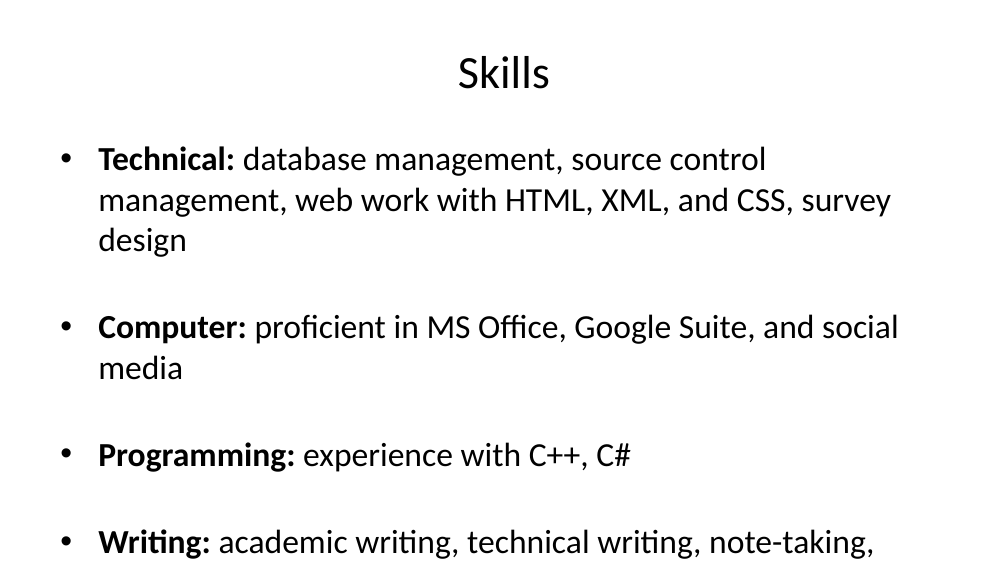
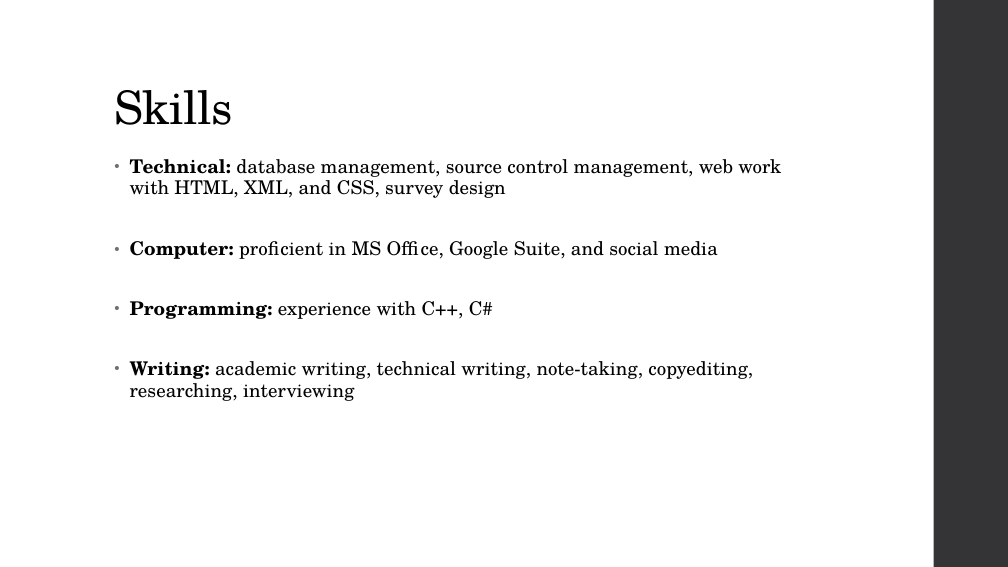
Before and after one commit to vtadlock77/tc2_Tadlock, a slide deck: slide 8 of docs/resume.pptx (slide 5 before the commit). Drawn at 1008x567 pixels with LibreOffice and Linux fonts; fonts in the diff are those of the drawing. Boxes give left, top, right and bottom in pixels: in the first picture for what was removed or moved away, otherwise in the second. Text is boxed around its words. In the diff, an @@ line names an element or a change of style, - is before the commit and + after.

```diff
--- a/docs/resume.pptx
+++ b/docs/resume.pptx
@@ rectangle added at box(933, 0, 1008, 566), fill #353537 @@
@@ title "Skills": place and size @@
-title "Skills" at box(458, 56, 550, 89)
+title "Skills" at box(114, 90, 233, 125)
@@ title "Skills" at box(114, 90, 233, 125): font Calibri to TeX Gyre Schola, letter spacing 0 to -0.4 pt; alignment centre to left; line spacing 1 to 0.9; vertical alignment middle to bottom @@
@@ text "Technical: database management, source control ...": place and size @@
-text "Technical: database management, source control ..." at box(98, 146, 899, 559)
+text "Technical: database management, source control ..." at box(130, 159, 781, 401)
@@ text "Technical: database management, source control ..." at box(130, 159, 781, 401): size 24 to 13.5 pt, font Calibri to TeX Gyre Schola, letter spacing 0 to 0.1 pt; indent changed; line spacing 1 to 0.95; more space between paragraphs @@
```
Also in this commit, not shown: 4 other slides changed, 3 slides added, 16 other files.
